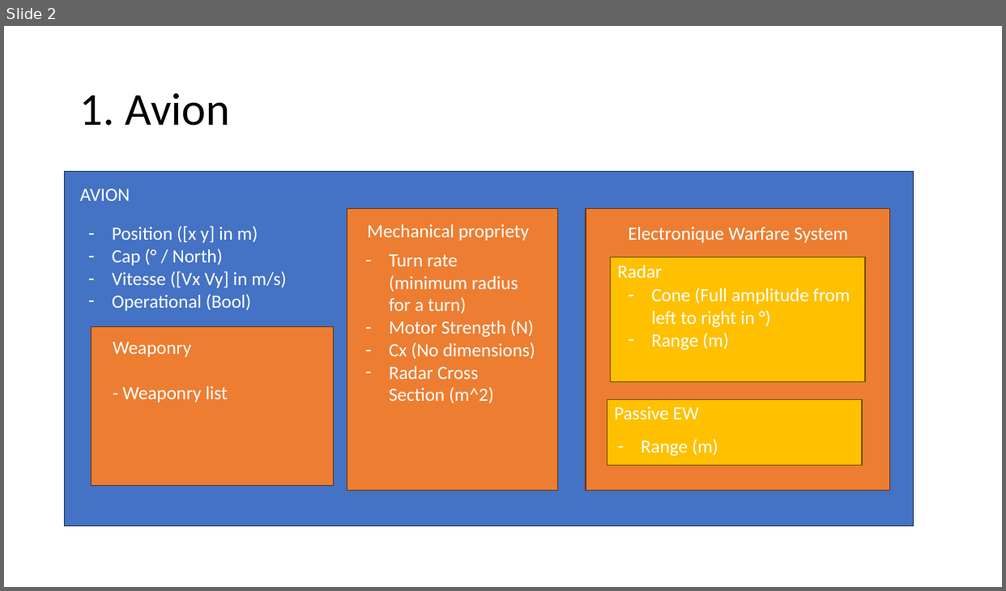
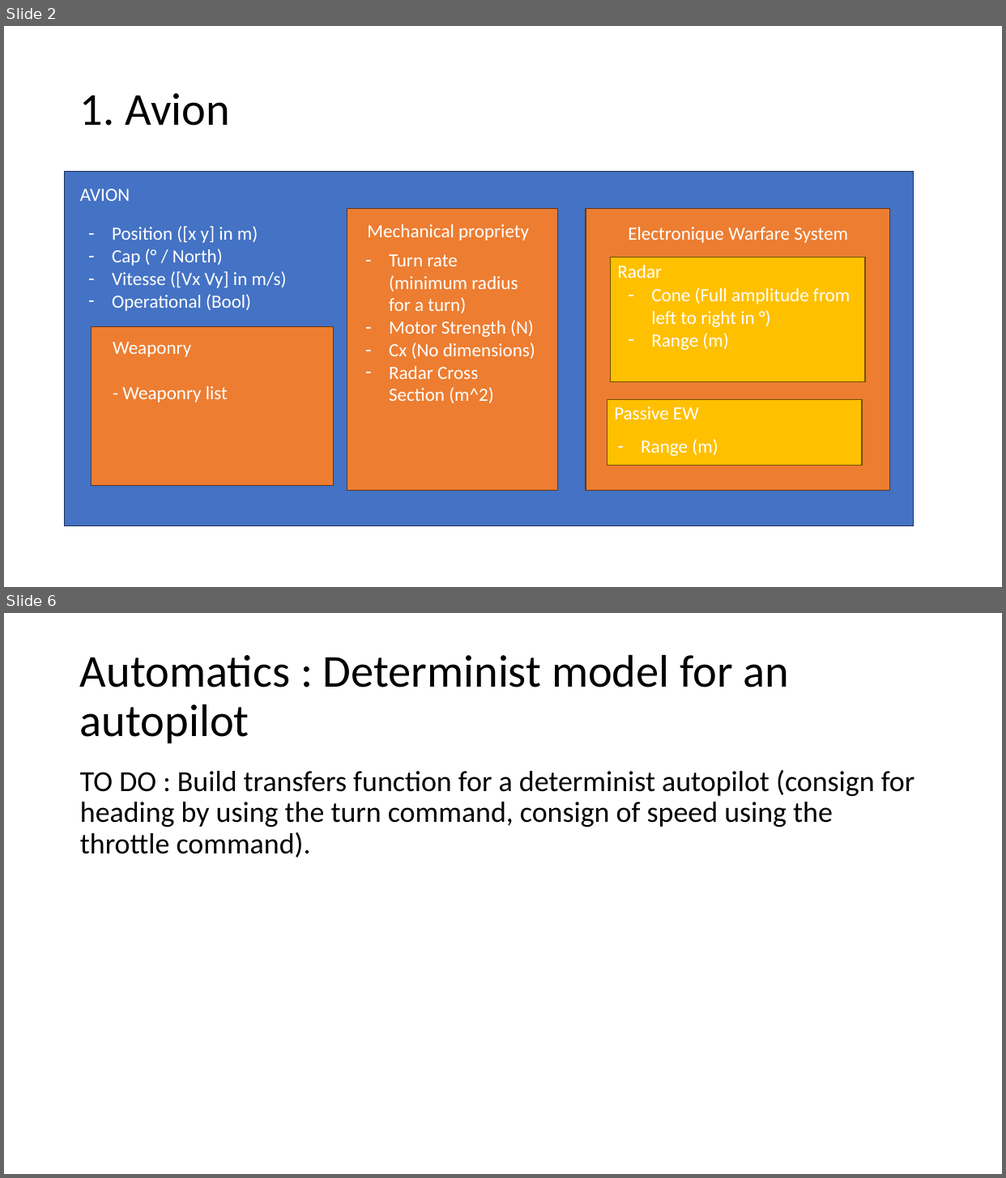
Before and after one commit to BERTINMorgan/ACSEW, a slide deck: 0_gestion/data_architectures.pptx. Shown one above the other, each under a label of ours: slide 2 before the commit, slides 2 and 6 after it; the slides between them are not shown. The pictures are 1006x591 and 1006x1178 pixels, drawn with LibreOffice and Linux fonts; fonts in the diff are those of the drawing. Boxes give left, top, right and bottom in pixels: in the first picture for what was removed or moved away, otherwise in the second. Text is boxed around its words. In the diff, an @@ line names an element or a change of style, - is before the commit and + after.

```diff
--- a/0_gestion/data_architectures.pptx
+++ b/0_gestion/data_architectures.pptx
@@ slide 6 added at (4, 613, 1002, 1174), background #FFFFFF @@
@@ title added at (80, 654, 790, 743), 44 pt, text #000000 @@
+Automatics : Determinist model for an autopilot
@@ text added at (80, 770, 915, 858), 28 pt, text #000000 @@
+TO DO : Build transfers function for a determinist autopilot (consign for heading by using the turn command, consign of speed using the throttle command).
```
Also in this commit, not shown: 3 other slides added, 6 other files.
